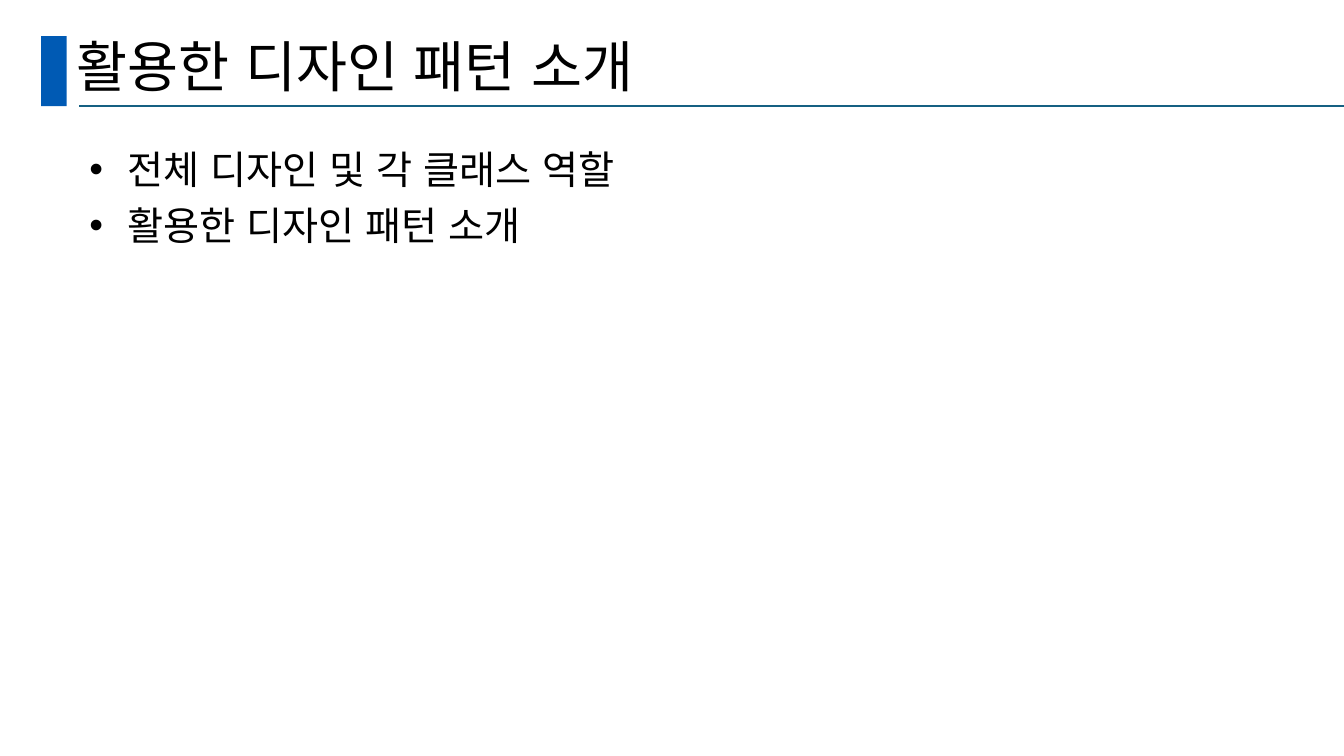
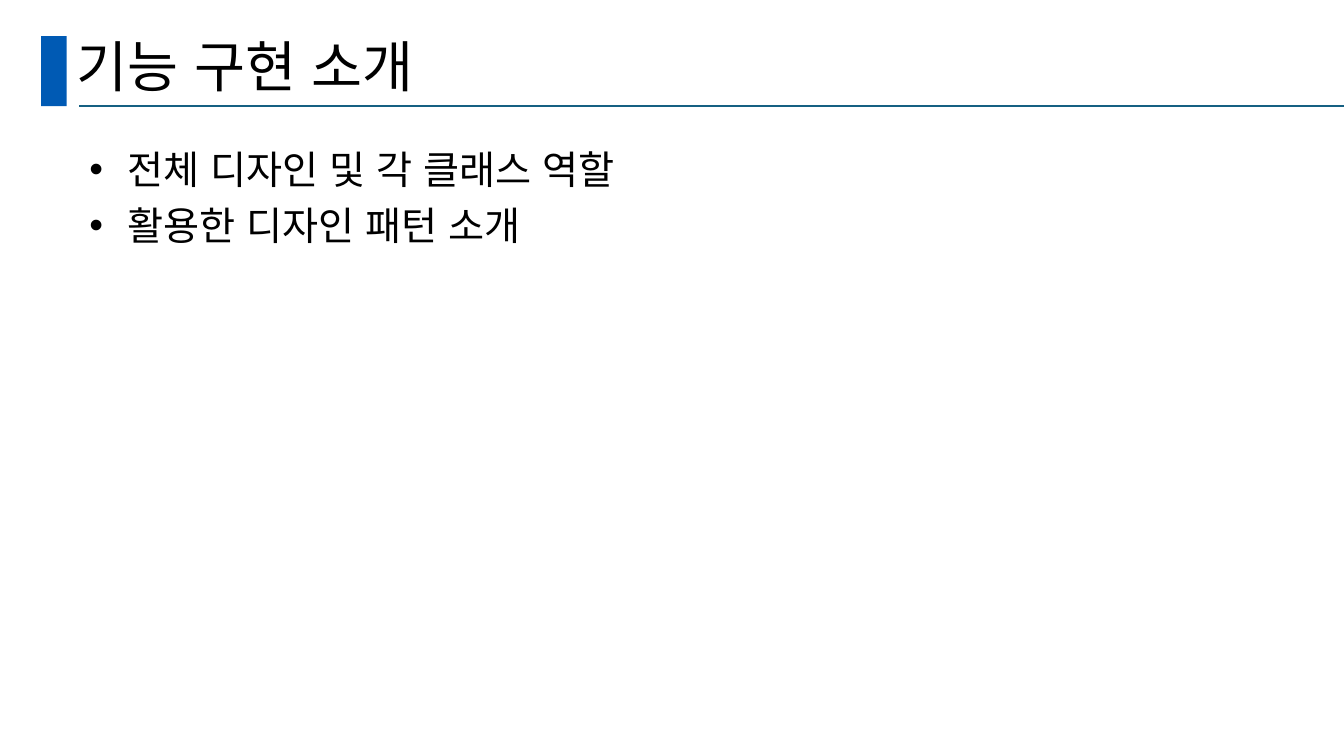
Before and after one commit to hy-ra-na/presentation_Americano, a slide deck: slide 5 of 발표양식.pptx. Drawn at 1344x756 pixels with LibreOffice and Linux fonts; fonts in the diff are those of the drawing. Boxes give left, top, right and bottom in pixels: in the first picture for what was removed or moved away, otherwise in the second. Text is boxed around its words. In the diff, an @@ line names an element or a change of style, - is before the commit and + after.

```diff
--- a/발표양식.pptx
+++ b/발표양식.pptx
@@ title at bbox=[77, 41, 414, 92]: text changed @@
-활용한 디자인 패턴 소개
+기능 구현 소개
```
Also in this commit, not shown: 3 other slides changed, 2 slides added, 9 slides removed.
